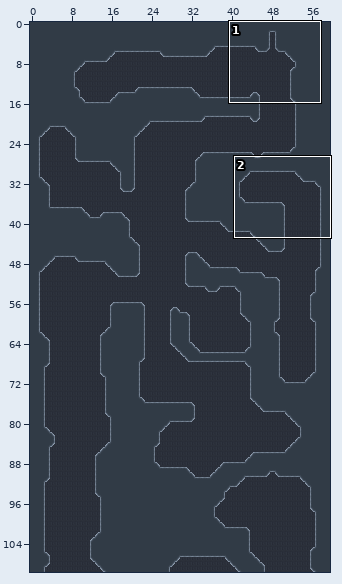
Two states of a Tiled map (JSON), assets/map/level00.json. Above, an overview of the earlier version with the close-up marked.
Close-up. Old version:
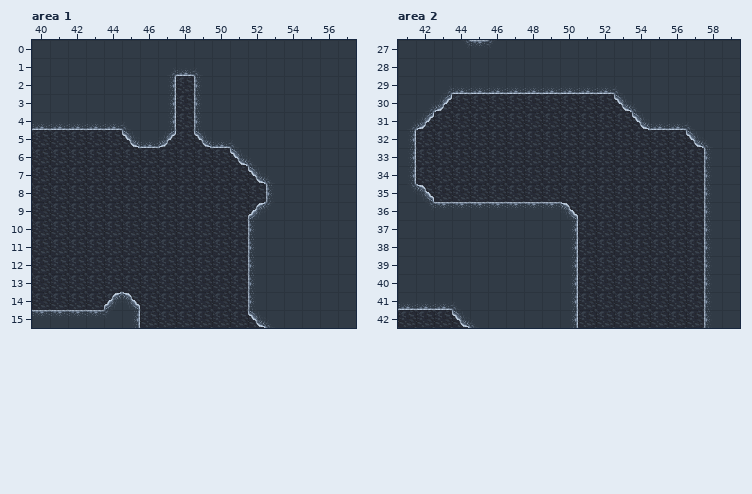
Cells are 32x32 px. Shown: area 1 x 40..57, y 0..15; area 2 x 41..59, y 27..42. The commit also changed other parts of the map, which this record leaves out.
After:
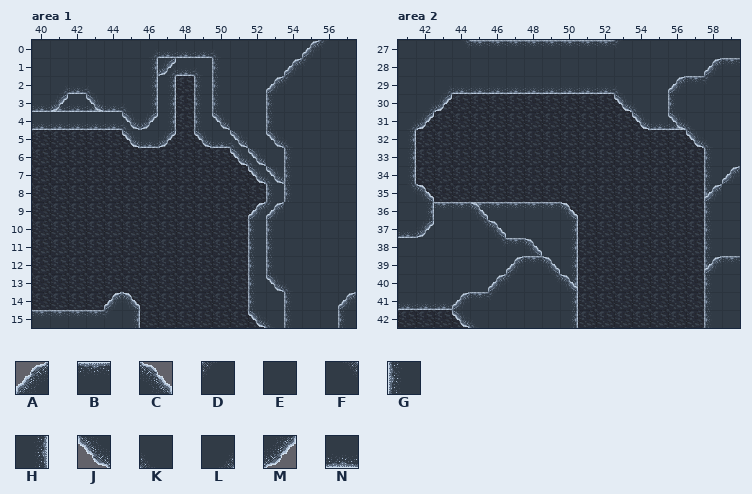
Key: from "slopes": A 11, B 12, C 14, D 20, E 21, F 23, G 28, H 33, J 37, K 38, L 41, M 42, N 48.
_ is an empty cell.
Tiles of an added or newly shown layer are drawn over the layers below it.
What changed:
Layer "background", area 1:
y 3: x 41 E -> N; x 43 E -> N
Layer "forground" (added), area 1:
y 0: x 46..50 _____ -> LNNNK; x 55..56 __ -> AD
y 1: x 46..47 __ -> HM; x 50 _ -> G; x 54..55 __ -> AD
y 2: x 41..43 ___ -> LNK; x 46 _ -> H; x 50 _ -> G; x 53..54 __ -> AD
y 3: x 40..46 _______ -> NMNJNKH; x 50 _ -> G; x 53 _ -> G
y 4: x 45..46 __ -> JM; x 50 _ -> J; x 53 _ -> G
y 5: x 51 _ -> J; x 53..54 __ -> JK
y 6: x 52 _ -> J; x 54 _ -> G
y 7: x 53..54 __ -> JG
y 8: x 54 _ -> G
y 9: x 53 _ -> A
y 10..12: x 53 _ -> G
y 13: x 53..54 __ -> JK
y 14: x 54 _ -> G; x 57 _ -> A
y 15: x 54 _ -> G; x 57 _ -> G
Layer "forground" (added), area 2:
y 27: x 46..53 ________ -> BBBBBBBD
y 28: x 58..59 __ -> AB
y 29: x 56..58 ___ -> ABD
y 30: x 56 _ -> G
y 31: x 56 _ -> J
y 34: x 59 _ -> A
y 35: x 58 _ -> A
y 36: x 42 _ -> H; x 45 _ -> C
y 37: x 41..42 __ -> NM; x 45..46 __ -> FC
y 38: x 46..48 ___ -> FBC
y 39: x 47..49 ___ -> ABC; x 58..59 __ -> AB
y 40: x 46..47 __ -> AD; x 49..50 __ -> FC
y 41: x 44..46 ___ -> ABD
